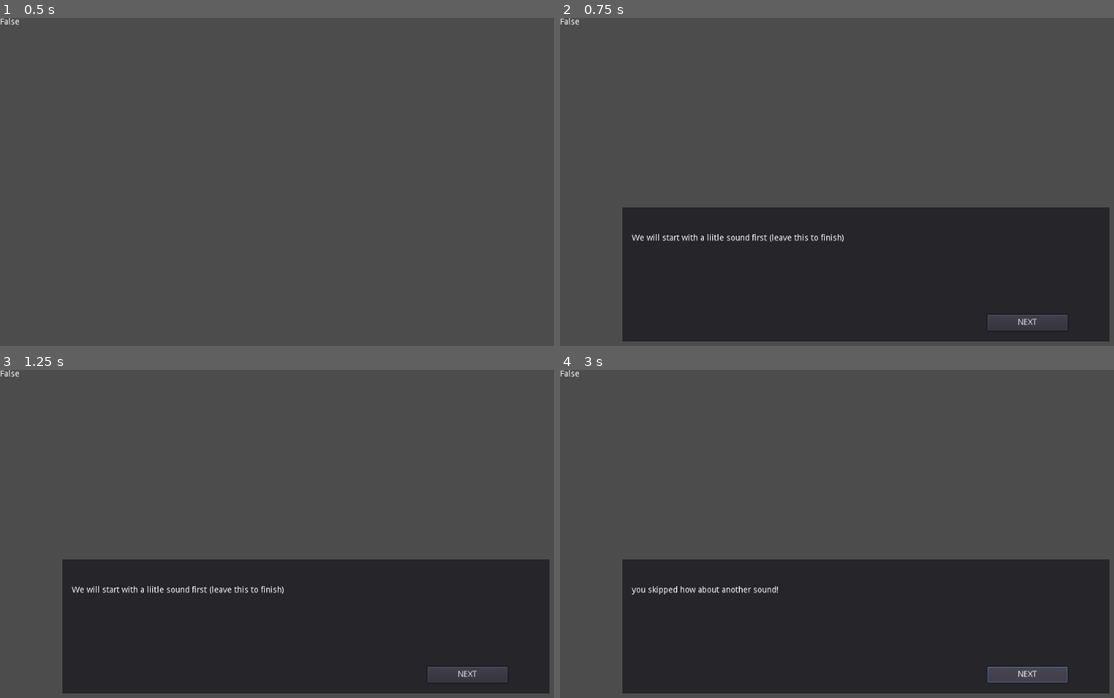
Above: before the commit, frames 1-4 (two rows, left to right).
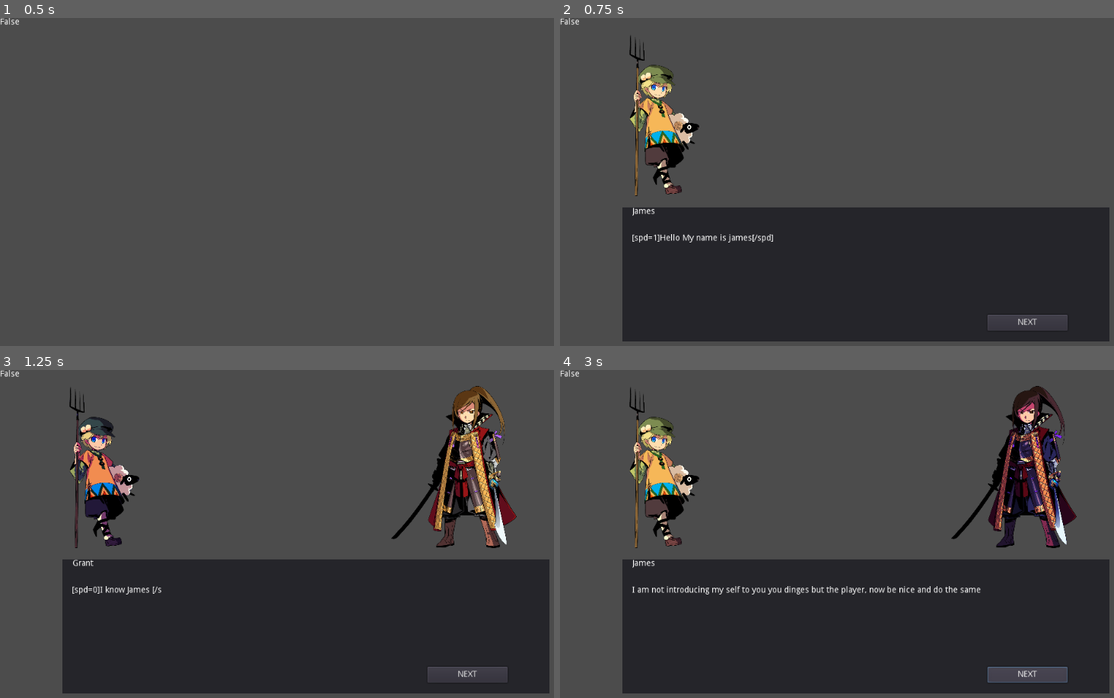
Above: after the commit, the same moments.

Repository: Arrow-x/Mushroom-Dialogs-System
Game: Godot game, scene res://Testing/Testing Sceen.tscn
Two runs of this game, one before a commit and one after it. Both use one fixed random seed, a clock stepped at 60 frames per second and the inputs below. Sound files missing from this copy of the repository are replaced by a short silence.
Inputs (mouse positions are in pixels of both pictures, inside the frame that each line leads up to):
- Up to frame 1 (0.5 s): no input
- Up to frame 2 (0.75 s): tap Enter (ui_accept) at 0.5 s; move the mouse to (997, 178) at 0.52 s; click (997, 178) at 0.67 s
- Up to frame 3 (1.25 s): tap Enter (ui_accept) at 0.77 s
- Up to frame 4 (3 s): click "NEXT" at 1.25 s; click "NEXT" at 2 s; click "NEXT" at 2.75 s

Frame 1 is identical in both runs. In frame 2, 2.9% of the frame differs, in the area x 12-52%, y 5-69%; in frame 3, 7.2%; in frame 4, 7.8%, in the area x 12-94%, y 4-69%.

Commit message:
tint and multi-portraits support

Diff:
--- /dev/null
+++ b/Dialog System/DialogManager/Dialog Commands/TweenCommand.gd
@@ -0,0 +1,2 @@
+extends Command
+class_name tween_command
--- a/Dialog System/DialogManager/Dialog UI/TypeWriter.gd
+++ b/Dialog System/DialogManager/Dialog UI/TypeWriter.gd
@@ -22,7 +22,7 @@
 	sbb.caller = self
 	install_effect(sbb)
 
-func _process(delta):
+func _process(_delta):
 	if _speed_mult != _last_speed:
 		_last_speed = _speed_mult
 		_tween.playback_speed = _speed_mult * speed
@@ -78,12 +78,10 @@
 	var caller: Node = null
 
 	func _process_custom_fx(char_fx) -> bool:
-
 		if Engine.editor_hint:
 			return true
 		# main loop
 		if char_fx.visible and caller != null and char_fx.env.has(""):
-
 			# first char of speed sequence
 			if char_fx.relative_index == 0 and (
 					(caller.speed >= 0 and caller.percent_visible < 1.0)
--- a/Dialog System/DialogManager/Dialog UI/UI.tscn
+++ b/Dialog System/DialogManager/Dialog UI/UI.tscn
@@ -1,7 +1,13 @@
-[gd_scene load_steps=3 format=2]
+[gd_scene load_steps=6 format=2]
 
 [ext_resource path="res://DialogManager/Dialog UI/UIcontroller.gd" type="Script" id=1]
 [ext_resource path="res://DialogManager/Dialog UI/TypeWriter.gd" type="Script" id=2]
+
+[sub_resource type="ShaderMaterial" id=1]
+
+[sub_resource type="ShaderMaterial" id=2]
+
+[sub_resource type="ShaderMaterial" id=3]
 
 [node name="DialogUI" type="Control"]
 anchor_right = 1.0
@@ -29,14 +35,11 @@
 }
 
 [node name="RightPortrait" type="TextureRect" parent="."]
+material = SubResource( 1 )
 anchor_left = 0.64
 anchor_top = 0.045
 anchor_right = 0.884
 anchor_bottom = 0.5
-margin_left = -1.85059
-margin_top = 78.5751
-margin_right = -1.85059
-margin_bottom = 78.5751
 rect_pivot_offset = Vector2( 40.394, -98.7395 )
 expand = true
 stretch_mode = 5
@@ -45,14 +48,11 @@
 }
 
 [node name="CenterPortrait" type="TextureRect" parent="."]
+material = SubResource( 2 )
 anchor_left = 0.406
 anchor_top = 0.045
 anchor_right = 0.61
 anchor_bottom = 0.5
-margin_left = -1.85062
-margin_top = 78.5751
-margin_right = -1.85059
-margin_bottom = 78.5751
 rect_pivot_offset = Vector2( 280.01, -98.7395 )
 expand = true
 stretch_mode = 5
@@ -61,14 +61,11 @@
 }
 
 [node name="LeftPortrait" type="TextureRect" parent="."]
+material = SubResource( 3 )
 anchor_left = 0.111
 anchor_top = 0.045
 anchor_right = 0.329
 anchor_bottom = 0.5
-margin_left = -2.91008
-margin_top = 78.5751
-margin_right = -2.91016
-margin_bottom = 78.5751
 rect_pivot_offset = Vector2( 582.09, -98.7395 )
 expand = true
 stretch_mode = 5
@@ -91,9 +88,9 @@
 anchor_right = 0.975
 anchor_bottom = 0.833
 bbcode_enabled = true
-bbcode_text = "Color me [color = aqua] Impressed [/color] for this [b] Great [/b] [i] isn't it[/i]
+bbcode_text = "Color me [color=aqua] Impressed [/color] for this [b] Great [/b] [i] isn't it[/i]
 "
-text = "Color me [color = aqua] Impressed [/color] for this  Great   isn't it
+text = "Color me  Impressed  for this  Great   isn't it
 "
 scroll_active = false
 script = ExtResource( 2 )
--- a/Dialog System/DialogManager/Dialog UI/UIcontroller.gd
+++ b/Dialog System/DialogManager/Dialog UI/UIcontroller.gd
@@ -38,9 +38,6 @@
 func hide_say() -> void:
 	if say_pannel.visible:
 		say_pannel.visible = false
-		var port : Array = [right_portrait, center_portrait, left_portrait]
-		for i in port:
-			i.visible  = false
 
 func show_say() -> void:
 	if !say_pannel.visible:
@@ -58,16 +55,29 @@
 		choice_container.visible = true
 
 func add_portrait(portrait: StreamTexture, por_pos) -> void:
+	var port : Array = [right_portrait, center_portrait, left_portrait]
+	var tint_shader = load("res://Testing/Blocks/BlueTintShader.tres")
+	for i in port:
+		i.material.shader = tint_shader
+
 	match por_pos:
 		"Right":
+			right_portrait.material.shader = null
 			right_portrait.texture = portrait
 			right_portrait.visible = true
 		"Left":
+			left_portrait.material.shader = null
 			left_portrait.texture = portrait
 			left_portrait.visible = true
 		"Center":
+			center_portrait.material.shader = null
 			center_portrait.texture = portrait
 			center_portrait.visible = true
+
+func hide_portriats ()-> void :
+	var port : Array = [right_portrait, center_portrait, left_portrait]
+	for i in port:
+		i.visible  = false
 
 func add_text(got_text, got_name, append = false) -> void:
 	say_text.send_message(got_text, append)
--- a/Dialog System/DialogManager/DialogManager.gd
+++ b/Dialog System/DialogManager/DialogManager.gd
@@ -47,9 +47,10 @@
 		return
 
 	match cbi.type:
-		#to add: BBCode Support, Better Portraits support
+		#to add: Better Portraits support
 		"say": #ToDebug
 			UI.hide_say()
+
 			UI.add_text(cbi.say, cbi.name, cbi.append_text)
 			UI.add_portrait(cbi.portrait, cbi.por_pos)
 			UI.show_say()
@@ -67,8 +68,9 @@
 			advance()
 
 		"fork":
-			UI.hide_say()
+			#UI.hide_say()
 			UI.hide_choice()
+			#UI.hide_portriats()
 			current_choices.clear()
 			for i in cbi.choices.size():
 				if cbi.type == "cond_choice":
--- /dev/null
+++ b/Dialog System/Testing/Blocks/BlueTintShader.tres
@@ -0,0 +1,88 @@
+[gd_resource type="VisualShader" load_steps=4 format=2]
+
+[sub_resource type="VisualShaderNodeColorConstant" id=1]
+output_port_for_preview = 0
+constant = Color( 0.207553, 0.199505, 0.457031, 1 )
+
+[sub_resource type="VisualShaderNodeTexture" id=2]
+source = 2
+
+[sub_resource type="VisualShaderNodeColorOp" id=3]
+operator = 4
+
+[resource]
+code = "shader_type canvas_item;
+
+
+
+void vertex() {
+// Output:0
+
+}
+
+void fragment() {
+// Texture:5
+	vec3 n_out5p0;
+	float n_out5p1;
+	{
+		vec4 _tex_read = texture(TEXTURE , UV.xy);
+		n_out5p0 = _tex_read.rgb;
+		n_out5p1 = _tex_read.a;
+	}
+
+// Color:2
+	vec3 n_out2p0 = vec3(0.207553, 0.199505, 0.457031);
+	float n_out2p1 = 1.000000;
+
+// ColorOp:7
+	vec3 n_out7p0;
+	{
+		float base = n_out5p0.x;
+		float blend = n_out2p0.x;
+		if (base < 0.5) {
+			n_out7p0.x = 2.0 * base * blend;
+		} else {
+			n_out7p0.x = 1.0 - 2.0 * (1.0 - blend) * (1.0 - base);
+		}
+	}
+	{
+		float base = n_out5p0.y;
+		float blend = n_out2p0.y;
+		if (base < 0.5) {
+			n_out7p0.y = 2.0 * base * blend;
+		} else {
+			n_out7p0.y = 1.0 - 2.0 * (1.0 - blend) * (1.0 - base);
+		}
+	}
+	{
+		float base = n_out5p0.z;
+		float blend = n_out2p0.z;
+		if (base < 0.5) {
+			n_out7p0.z = 2.0 * base * blend;
+		} else {
+			n_out7p0.z = 1.0 - 2.0 * (1.0 - blend) * (1.0 - base);
+		}
+	}
+
+// Output:0
+	COLOR.rgb = n_out7p0;
+	COLOR.a = n_out5p1;
+
+}
+
+void light() {
+// Output:0
+
+}
+"
+graph_offset = Vector2( -76.75, 139 )
+mode = 1
+flags/light_only = false
+nodes/fragment/0/position = Vector2( 600, 80 )
+nodes/fragment/2/node = SubResource( 1 )
+nodes/fragment/2/position = Vector2( 60, 200 )
+nodes/fragment/5/node = SubResource( 2 )
+nodes/fragment/5/position = Vector2( 60, 60 )
+nodes/fragment/7/node = SubResource( 3 )
+nodes/fragment/7/position = Vector2( 360, 180 )
+nodes/fragment/connections = PoolIntArray( 7, 0, 0, 0, 5, 0, 7, 0, 2, 0, 7, 1, 5, 1, 0, 1 )
--- /dev/null
+++ b/Dialog System/Testing/Blocks/Simple.tres
@@ -0,0 +1,49 @@
+[gd_resource type="Resource" load_steps=10 format=2]
+
+[ext_resource path="res://DialogManager/Dialog Commands/Block.gd" type="Script" id=1]
+[ext_resource path="res://DialogManager/Dialog Commands/Say.gd" type="Script" id=2]
+[ext_resource path="res://Testing/Portraits/DxYelRgV4AAZHZX.png" type="Texture" id=3]
+[ext_resource path="res://Testing/Portraits/DyfTyNlVYAAgtX0.png" type="Texture" id=4]
+
+[sub_resource type="Resource" id=1]
+script = ExtResource( 2 )
+name = "James"
+say = "Hello My name is james "
+portrait = ExtResource( 3 )
+por_pos = "Left"
+append_text = false
+
+[sub_resource type="Resource" id=2]
+script = ExtResource( 2 )
+name = "Grant"
+say = "[spd = 5]I know James [/spd]we have known each other for years now"
+portrait = ExtResource( 4 )
+por_pos = "Right"
+append_text = false
+
+[sub_resource type="Resource" id=3]
+script = ExtResource( 2 )
+name = "James"
+say = "I am not introducing my self to you you dinges but the player, now be nice and do the same"
+portrait = ExtResource( 3 )
+por_pos = "Left"
+append_text = false
+
+[sub_resource type="Resource" id=4]
+script = ExtResource( 2 )
+name = "Grant"
+say = "Oh... how many time did I tell you, don't tell me what to do!"
+portrait = ExtResource( 4 )
+por_pos = "Right"
+append_text = false
+
+[sub_resource type="Resource" id=5]
+script = ExtResource( 2 )
+name = ""
+say = "James left..."
+por_pos = "Left"
+append_text = false
+
+[resource]
+script = ExtResource( 1 )
+commands = [ SubResource( 1 ), SubResource( 2 ), SubResource( 3 ), SubResource( 4 ), SubResource( 5 ) ]
--- a/Dialog System/Testing/Testing Sceen.tscn
+++ b/Dialog System/Testing/Testing Sceen.tscn
@@ -1,11 +1,92 @@
-[gd_scene load_steps=3 format=2]
+[gd_scene load_steps=20 format=2]
 
 [ext_resource path="res://Testing/CallingTestBlock.gd" type="Script" id=1]
-[ext_resource path="res://Testing/Blocks/MainTestBlockForAudio.tres" type="Resource" id=2]
+[ext_resource path="res://DialogManager/Dialog Commands/Block.gd" type="Script" id=2]
+[ext_resource path="res://DialogManager/Dialog Commands/Say.gd" type="Script" id=3]
+[ext_resource path="res://DialogManager/Dialog Commands/Choice.gd" type="Script" id=4]
+[ext_resource path="res://DialogManager/Dialog Commands/Fork.gd" type="Script" id=5]
+[ext_resource path="res://Testing/Portraits/DxYelRgV4AAZHZX.png" type="Texture" id=6]
+[ext_resource path="res://Testing/Portraits/DyfTyNlVYAAgtX0.png" type="Texture" id=7]
+
+[sub_resource type="Resource" id=1]
+script = ExtResource( 3 )
+name = "James"
+say = "[spd=1]Hello My name is james[/spd] "
+portrait = ExtResource( 6 )
+por_pos = "Left"
+append_text = false
+
+[sub_resource type="Resource" id=2]
+script = ExtResource( 3 )
+name = "Grant"
+say = "[spd=0]I know James [/spd]we have known each other for years now"
+portrait = ExtResource( 7 )
+por_pos = "Right"
+append_text = false
+
+[sub_resource type="Resource" id=3]
+script = ExtResource( 3 )
+name = "James"
+say = "I am not introducing my self to you you dinges but the player, now be nice and do the same"
+portrait = ExtResource( 6 )
+por_pos = "Left"
+append_text = false
+
+[sub_resource type="Resource" id=4]
+script = ExtResource( 3 )
+name = "Grant"
+say = "Oh... how many time did I tell you, don't tell me what to do!"
+portrait = ExtResource( 7 )
+por_pos = "Right"
+append_text = false
+
+[sub_resource type="Resource" id=5]
+script = ExtResource( 3 )
+name = ""
+say = "Yes we did lie to you "
+portrait = ExtResource( 7 )
+por_pos = "Right"
+append_text = false
+
+[sub_resource type="Resource" id=6]
+script = ExtResource( 2 )
+commands = [ SubResource( 5 ) ]
+
+[sub_resource type="Resource" id=7]
+script = ExtResource( 4 )
+text = "those basterds lied to me"
+next_block = SubResource( 6 )
+next_index = 0
+
+[sub_resource type="Resource" id=8]
+script = ExtResource( 3 )
+name = "Jess"
+say = "No we don't want to come with you"
+portrait = ExtResource( 6 )
+por_pos = "Left"
+append_text = false
+
+[sub_resource type="Resource" id=9]
+script = ExtResource( 2 )
+commands = [ SubResource( 8 ) ]
+
+[sub_resource type="Resource" id=10]
+script = ExtResource( 4 )
+text = "Please come with me "
+next_block = SubResource( 9 )
+next_index = 0
+
+[sub_resource type="Resource" id=11]
+script = ExtResource( 5 )
+choices = [ SubResource( 7 ), SubResource( 10 ) ]
+
+[sub_resource type="Resource" id=12]
+script = ExtResource( 2 )
+commands = [ SubResource( 1 ), SubResource( 2 ), SubResource( 3 ), SubResource( 4 ), SubResource( 11 ) ]
 
 [node name="Node" type="Node"]
 script = ExtResource( 1 )
-_block = ExtResource( 2 )
+_block = SubResource( 12 )
 
 [node name="Label" type="Label" parent="."]
 margin_right = 216.0
--- /dev/null
+++ b/Dialog System/Testing/temps/Block_temp.tres
@@ -0,0 +1,7 @@
+[gd_resource type="Resource" load_steps=2 format=2]
+
+[ext_resource path="res://DialogManager/Dialog Commands/Block.gd" type="Script" id=1]
+
+[resource]
+script = ExtResource( 1 )
+commands = [  ]
--- /dev/null
+++ b/Dialog System/Testing/temps/Fork_temp.tres
@@ -0,0 +1,7 @@
+[gd_resource type="Resource" load_steps=2 format=2]
+
+[ext_resource path="res://DialogManager/Dialog Commands/Fork.gd" type="Script" id=1]
+
+[resource]
+script = ExtResource( 1 )
+choices = [  ]
--- /dev/null
+++ b/Dialog System/Testing/temps/choice_teme.tres
@@ -0,0 +1,8 @@
+[gd_resource type="Resource" load_steps=2 format=2]
+
+[ext_resource path="res://DialogManager/Dialog Commands/Choice.gd" type="Script" id=1]
+
+[resource]
+script = ExtResource( 1 )
+text = ""
+next_index = 0
--- a/Dialog System/project.godot
+++ b/Dialog System/project.godot
@@ -83,6 +83,11 @@
 "class": "sound_command",
 "language": "GDScript",
 "path": "res://DialogManager/Dialog Commands/Sound.gd"
+}, {
+"base": "Command",
+"class": "tween_command",
+"language": "GDScript",
+"path": "res://DialogManager/Dialog Commands/TweenCommand.gd"
 } ]
 _global_script_class_icons={
 "Chararcter": "",
@@ -99,7 +104,8 @@
 "jump_command": "",
 "say_command": "",
 "set_var_command": "",
-"sound_command": ""
+"sound_command": "",
+"tween_command": ""
 }
 
 [application]
Binary file added: Dialog System/Testing/Portraits/DxYelRgV4AAZHZX.png
Not shown, added: Dialog System/Testing/Portraits/DxYelRgV4AAZHZX.png.import
Binary file added: Dialog System/Testing/Portraits/DyfTyNlVYAAgtX0.png
Not shown, added: Dialog System/Testing/Portraits/DyfTyNlVYAAgtX0.png.import
